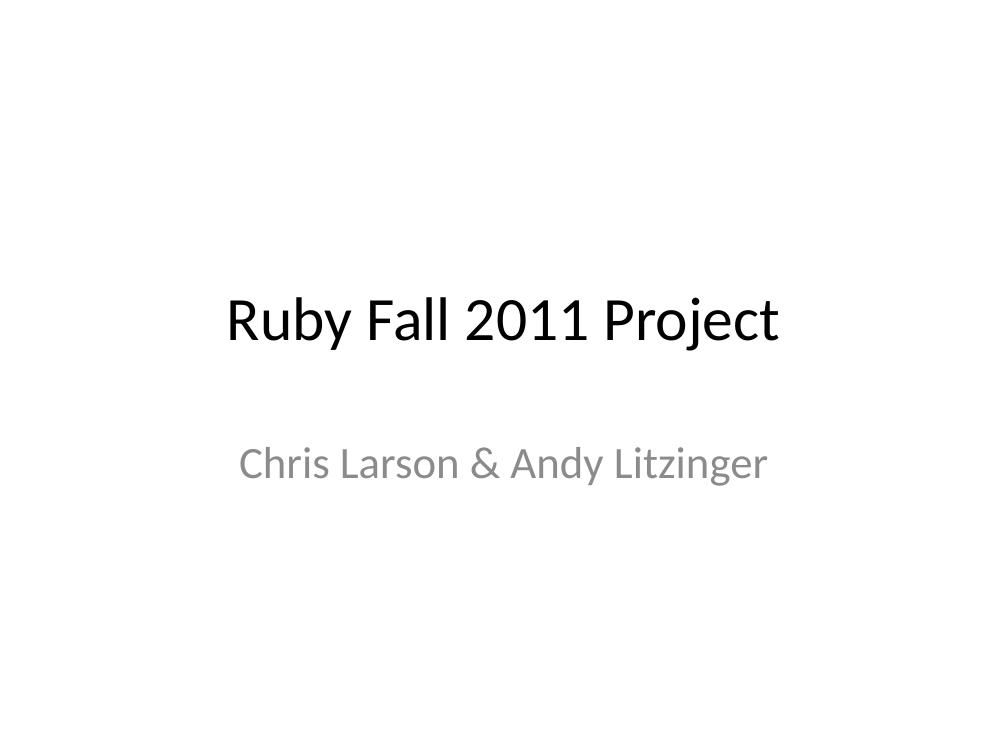
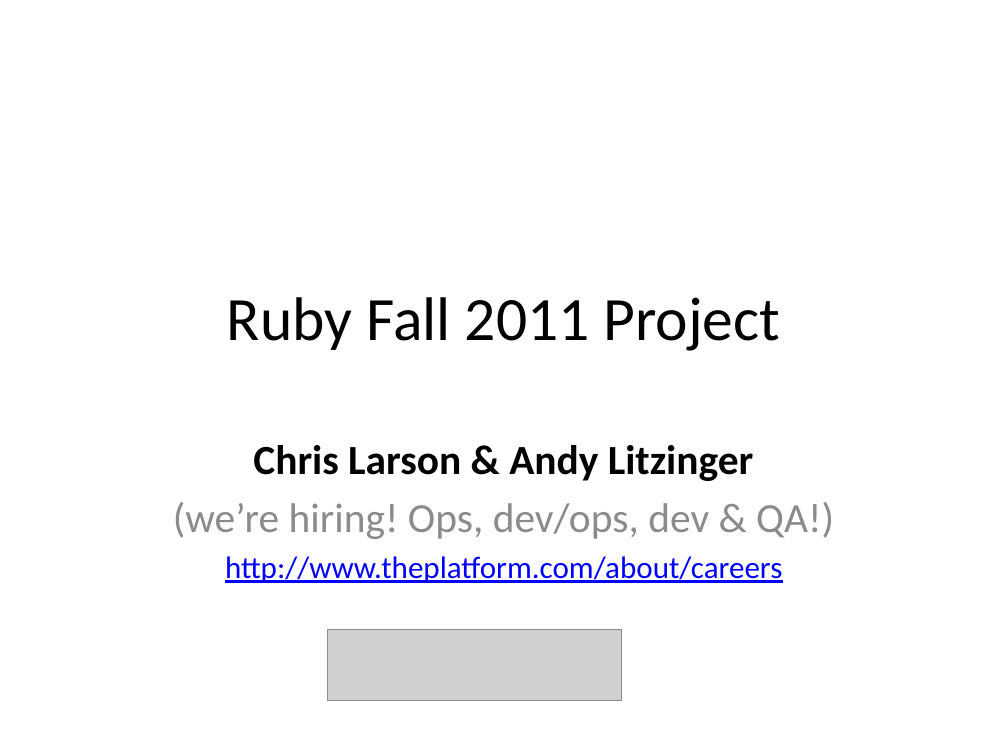
Before and after one commit to krystoff/fall-project, a slide deck: slide 1 of fall-project.pptx. Drawn at 1008x756 pixels with LibreOffice and Linux fonts; fonts in the diff are those of the drawing; grey boxes stand for pictures. Boxes give left, top, right and bottom in pixels: in the first picture for what was removed or moved away, otherwise in the second. Text is boxed around its words. In the diff, an @@ line names an element or a change of style, - is before the commit and + after.

```diff
--- a/fall-project.pptx
+++ b/fall-project.pptx
@@ subtitle at (x1=253, y1=445, x2=754, y2=481): size 32 to 29.6 pt, text colour #8C8C8C to #000000, bold on in "Chris Larson & Andy Litzinger" @@
@@ subtitle at (x1=173, y1=502, x2=834, y2=583): paragraphs added @@
+(we’re hiring! Ops, dev/ops, dev & QA!)
+http://www.theplatform.com/about/careers
@@ picture added at (x1=328, y1=630, x2=622, y2=701) @@
```
Also in this commit, not shown: 3 other slides changed, 2 slides added.
